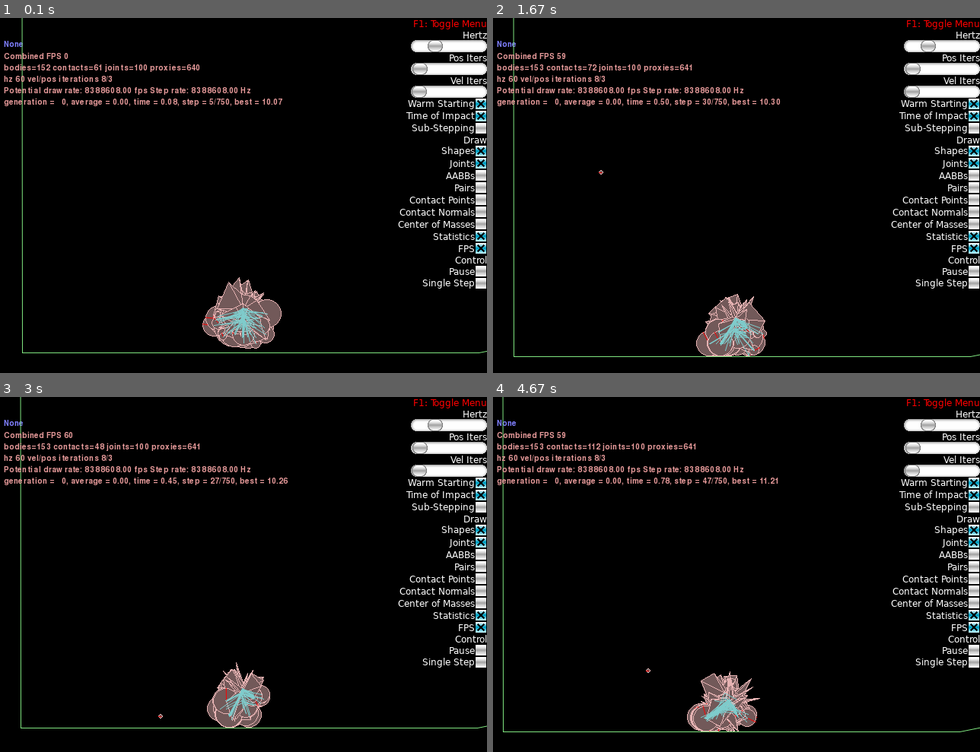
Above: before the commit, frames 1-4 (two rows, left to right).
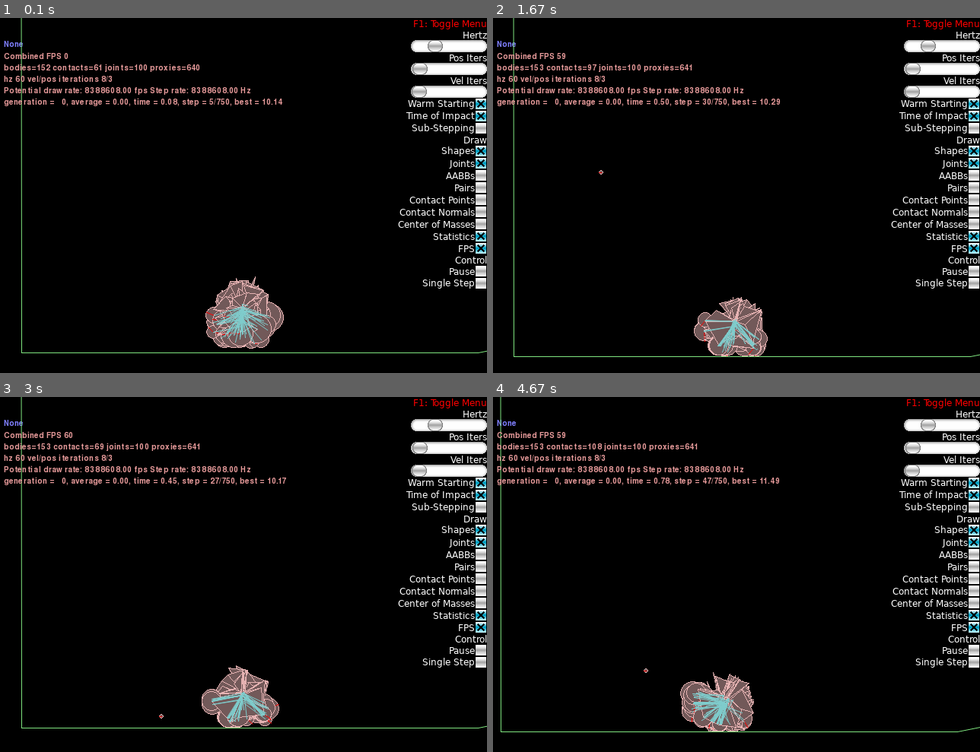
Above: after the commit, the same moments.

Repository: Arton1/BestCarAlgorithm
Game: pygame game, started from solution/car_algorithm.py
The game is run twice, just before and just after one commit, with the same random seed, the same clock (stepped at 60 frames per second) and the same inputs.
Inputs:
- Up to frame 1 (0.1 s): no input
- Up to frame 2 (1.67 s): click "None" at 0.38 s; tap C at 0.67, 1.15 s; hold Right 1-1.47 s; tap Space at 1.07, 1.37, 1.62 s; hold Up from 1.55 s (still down)
- Up to frame 3 (3 s): release Up at 1.85 s; hold Right 1.88-2.35 s; tap Space at 1.95, 2.25, 2.45, 2.75 s; tap Z at 2.03 s; hold Left 2.38-2.92 s; tap C at 2.53 s; hold Down from 2.95 s (still down)
- Up to frame 4 (4.67 s): tap Space at 3.02, 3.35, 3.65, 3.78, 4.18, 4.48 s; release Down at 3.25 s; hold Left 3.28-3.68 s; tap Z at 3.43 s; hold Up 3.72-4.08 s; tap C at 3.87 s; hold Right from 4.12 s (still down)

The runs differ from the first frame. In frame 1, 1.7% of the frame differs, in the area x 4-100%, y 0-95%; in frame 2, 1.2%; in frame 3, 1.6%; in frame 4, 2.3%, in the area x 1-100%, y 0-95%.

Commit message:
Finished.

Diff:
--- a/solution/car_algorithm.py
+++ b/solution/car_algorithm.py
@@ -26,7 +26,7 @@
 import time
 
 # Aby nie brać pod uwagę seed, ustaw go na None
-SEED_VALUE = 11
+SEED_VALUE = None
 
 # Creating first population and the track
 class World(Framework):
Not shown, changed: Badania/.~lock.Badania_turnieju.ods#
Not shown, changed: Badania/Badania_turnieju.ods
Not shown, changed: Dokumentacja.docx
